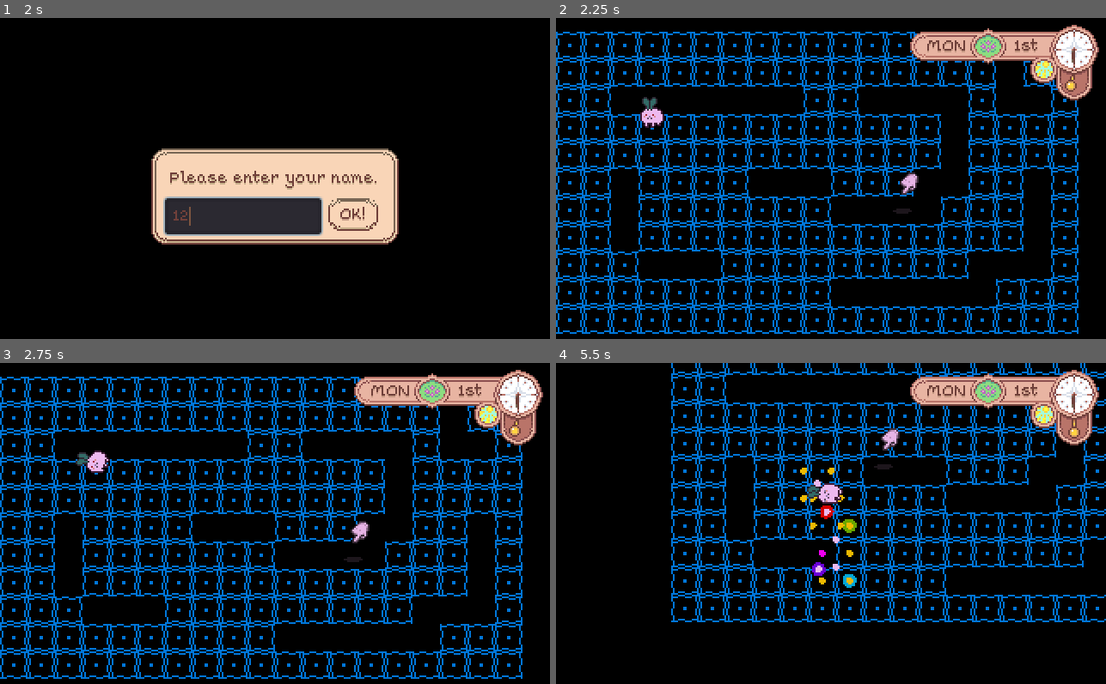
Above: before the commit, frames 1-4 (two rows, left to right).
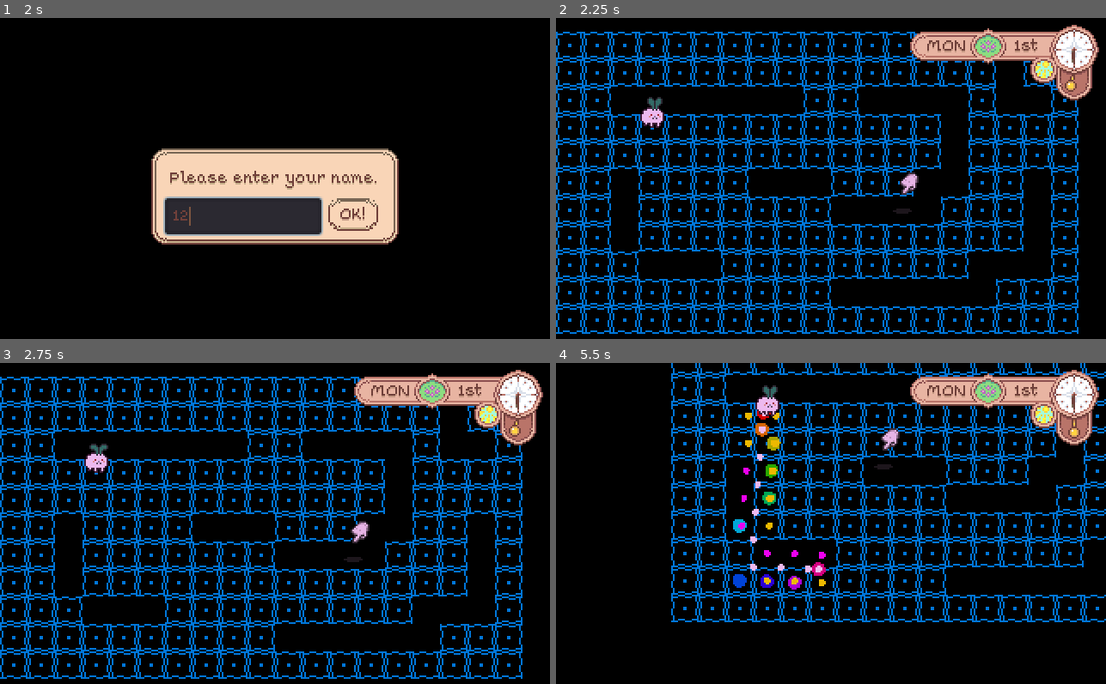
Above: after the commit, the same moments.

Repository: sand-bird/menagerie
Game: Godot game, scene res://system/game.tscn
Same seed, same stepped clock (60 frames per second), same inputs: the game is played once before the commit and once after it.
Inputs (mouse positions are in pixels of both pictures, inside the frame that each line leads up to):
- Up to frame 1 (2 s): click "New Game" at 0.5 s; click (242, 217) at 1.27 s; type "12" at 1.35 s
- Up to frame 2 (2.25 s): click "OK!" at 2 s
- Up to frame 3 (2.75 s): no input
- Up to frame 4 (5.5 s): tap Enter at 2.75 s; move the mouse to (952, 523) at 2.77 s; hold Right (ui_right) 2.78-3.5 s; click (952, 523) at 2.92 s; drag from (721, 558) to (952, 523) at 3.52 s; move the mouse to (886, 462) at 4.27 s; hold Right (ui_right) 4.28-5 s; drag from (803, 613) to (886, 462) at 5.02 s

Frame 1 is identical in both runs. In frame 2, 0.2% of the frame differs, in the area x 15-20%, y 24-35%; in frame 3, 0.2%; in frame 4, 2.2%, in the area x 32-55%, y 6-71%.
Error in both runs: Invalid get index 'schemas' (on base: 'Dictionary'). (res://system/data.gd:44)

Commit message:
fix -0 anims

Diff:
--- a/game/monster/action/action.gd
+++ b/game/monster/action/action.gd
@@ -57,7 +57,9 @@
 
 		var steering = seek(path.front())
 		var acceleration = steering / monster.mass
-		monster.current_velocity = (monster.current_velocity + acceleration).clamped(monster.max_speed)
+		monster.current_velocity = (
+			monster.current_velocity + acceleration
+		).clamped(monster.max_speed)
 
 
 	func should_advance_path():
--- a/game/monster/anim.gd
+++ b/game/monster/anim.gd
@@ -49,7 +49,9 @@
 # it starting over from the beginning, we save our position from the old
 # animation and seek to it in the new one.
 func _update_facing(new_facing):
-	facing = new_facing
+	# important because rotation produces values of -0, which throw off our
+	# string interpolation (x and y should be either 0 or 1)
+	facing = new_facing.abs()
 	var anim_pos = current_animation_position
 	current_animation = str(current, "_", facing.y, "_", facing.x)
 	seek(anim_pos)
--- a/game/monster/monster.gd
+++ b/game/monster/monster.gd
@@ -113,6 +113,8 @@
 	choose_action()
 
 # --------------------------------------------------------------------------- #
+# position by default is the top-left corner of the node, but we generally
+# want to use the center of its collision circle instead
 
 func get_position():
 	return Vector2(
@@ -131,11 +133,14 @@
 	var size = Data.get([type, 'size'])
 	$shape.shape.radius = size
 	$shape.position.y -= size
+
 	var anim_data = Data.get([type, 'morphs', morph, 'animations'])
+	Log.info(self, ['anim data: ', anim_data])
 	if anim_data:
 		for anim_id in anim_data: $sprite/anim.add_anim(anim_id, anim_data[anim_id])
-		play_animation(Constants.Anim.LIE_DOWN)
-		queue_animation(Constants.Anim.SLEEP)
+		Log.debug(self, ['animations: ', $sprite/anim.get_animation_list()])
+		# play_animation(Constants.Anim.LIE_DOWN)
+		play_animation(Constants.Anim.IDLE, 1)
 
 func play_animation(anim_id, loops = 0):
 	$sprite/anim.play_anim(anim_id, loops)
@@ -149,24 +154,25 @@
 # direction changes
 var time = 0
 func _physics_process(delta):
-	if !current_action or current_action.tick() != Constants.ActionStatus.RUNNING:
-		choose_action()
-	current_action.tick()
+#	if !current_action or current_action.tick() != Constants.ActionStatus.RUNNING:
+#		choose_action()
+#	current_action.tick()
 	time += delta
+	self.orientation = current_velocity
 
 	$orientation.cast_to = orientation * 20
 	$velocity.cast_to = current_velocity * 20
 	$desired_velocity.cast_to = desired_velocity * 20
 	position += current_velocity
 
-#	var rad = time * 2
-#	self.orientation = Vector2(cos(rad), sin(rad))
-#	if rad > 2 * PI: time = 0
-#	$orientation.cast_to = orientation * 20
-#	if dest and position.distance_squared_to(dest) > 5:
-#		move_and_slide((dest - position).normalized() * 40)
-#	else:
-#		dest = null
+	var rad = time * 2
+	self.orientation = Vector2(cos(rad), sin(rad))
+	if rad > 2 * PI: time = 0
+	$orientation.cast_to = orientation * 20
+	if dest and position.distance_squared_to(dest) > 5:
+		move_and_slide((dest - position).normalized() * 40)
+	else:
+		dest = null
 
 # --------------------------------------------------------------------------- #
 
--- a/game/monster/monster.tscn
+++ b/game/monster/monster.tscn
@@ -45,7 +45,6 @@
 shape = SubResource( 3 )
 
 [node name="orientation" type="RayCast2D" parent="."]
-visible = false
 
 [node name="velocity" type="RayCast2D" parent="."]
 
Not shown, changed: game/todo.txt
